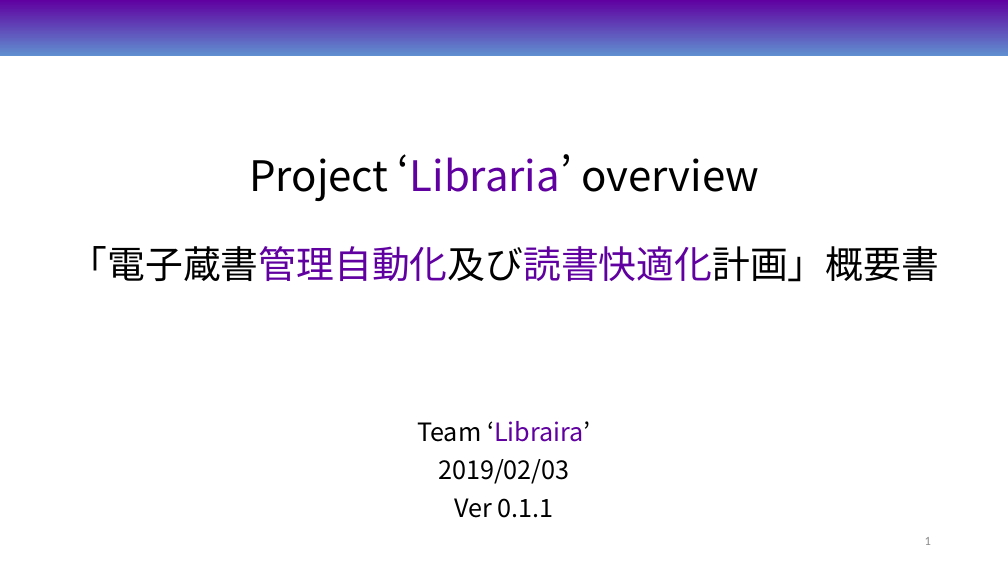
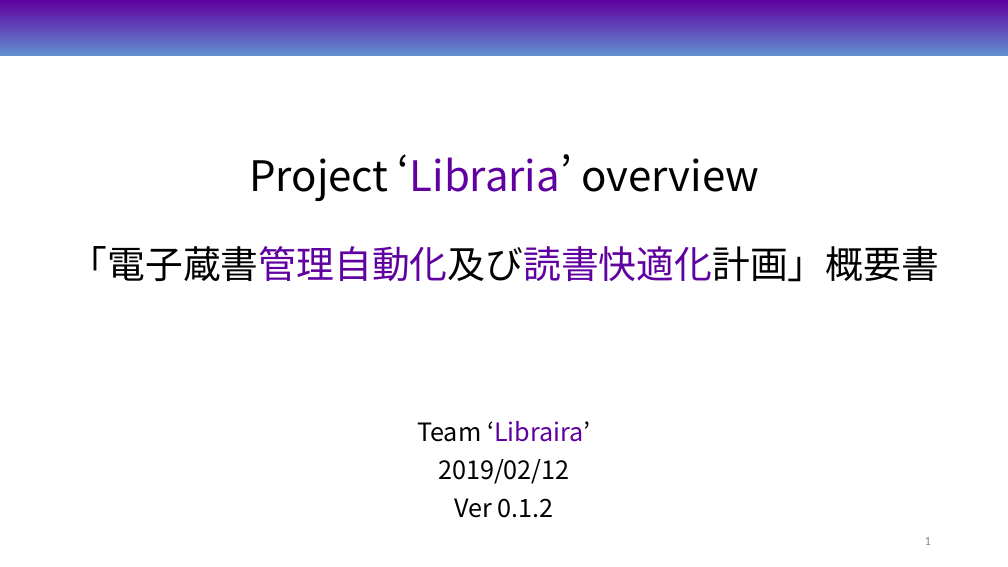
Before and after one commit to librariapj/Documens, a slide deck: slide 1 of libraria_overview.pptx. Drawn at 1008x567 pixels with LibreOffice and Linux fonts; fonts in the diff are those of the drawing. Boxes give left, top, right and bottom in pixels: in the first picture for what was removed or moved away, otherwise in the second. Text is boxed around its words. In the diff, an @@ line names an element or a change of style, - is before the commit and + after.

Commit message:
[update]Libraria coreに「BDの手動追記・修正」ができる旨を追加

```diff
--- a/libraria_overview.pptx
+++ b/libraria_overview.pptx
@@ subtitle at bbox=[438, 459, 570, 518]: text changed @@
-2019/02/03
-Ver 0.1.1
+2019/02/12
+Ver 0.1.2
```
Also in this commit, not shown: 2 other slides changed.
